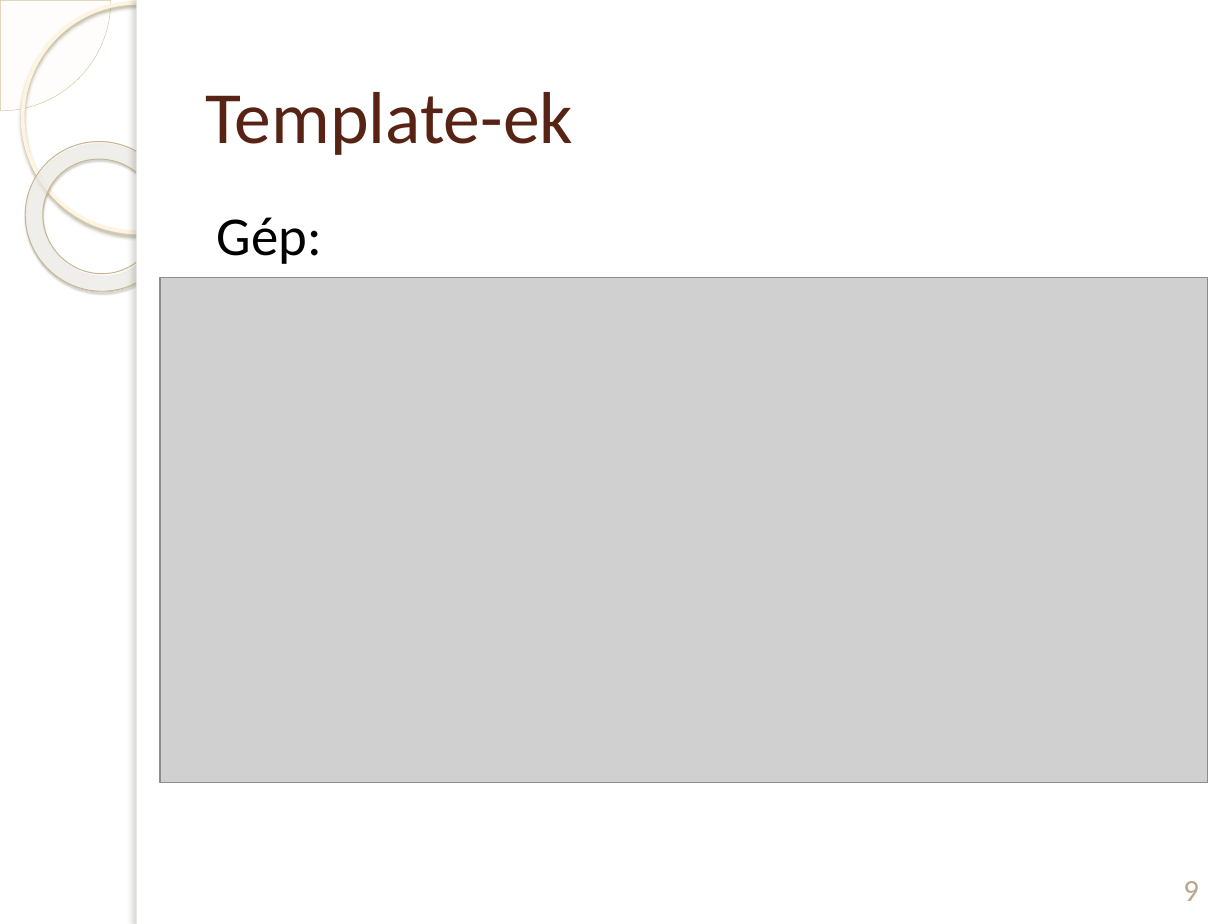
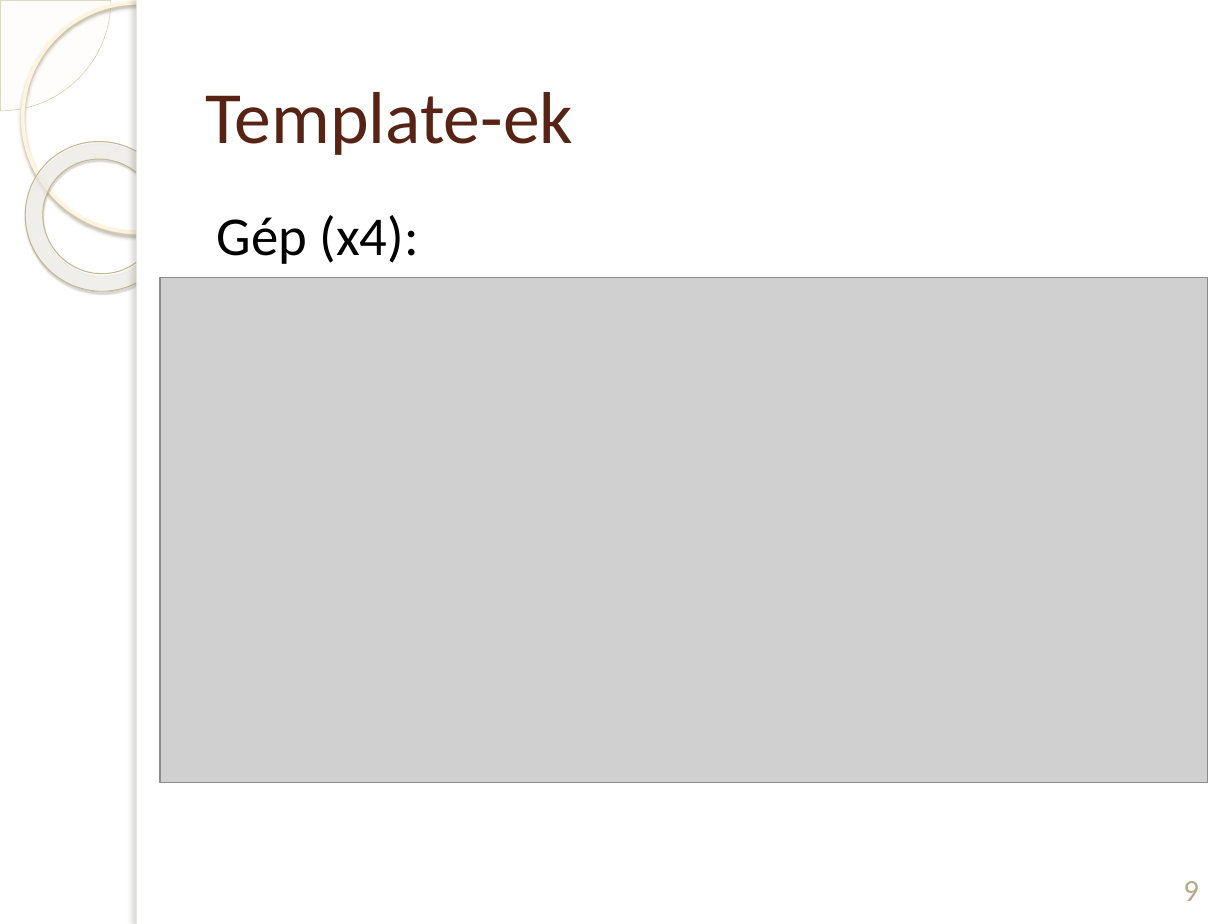
Before and after one commit to DWsbMH/LPTA-SingleStageScheduling, a slide deck: slide 9 of prezentáció/Vida Judit LPTA.pptx. Drawn at 1232x924 pixels with LibreOffice and Linux fonts; fonts in the diff are those of the drawing; grey boxes stand for pictures; background and template pictures are left out. Boxes give left, top, right and bottom in pixels: in the first picture for what was removed or moved away, otherwise in the second. Text is boxed around its words. In the diff, an @@ line names an element or a change of style, - is before the commit and + after.

```diff
--- a/prezentáció/Vida Judit LPTA.pptx
+++ b/prezentáció/Vida Judit LPTA.pptx
@@ text at <box>217,215,419,264</box>: text changed @@
-Gép:
+Gép (x4):
```
Also in this commit, not shown: 10 other slides changed, 2 slides added.
